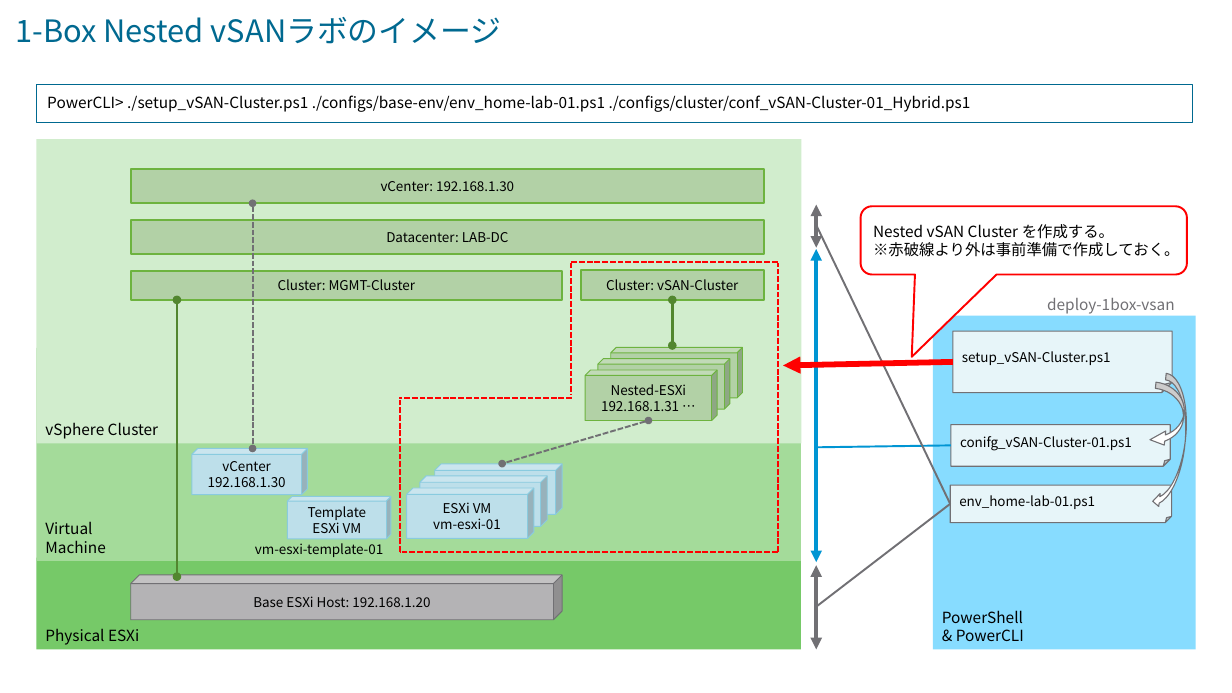
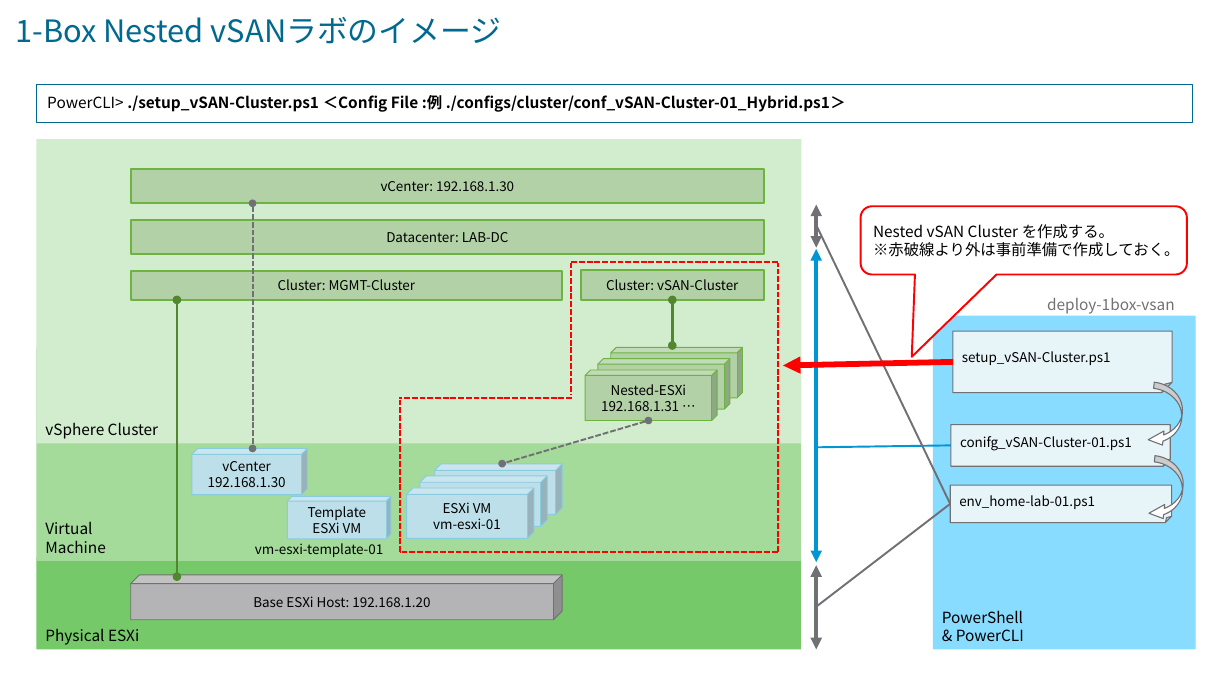
Before and after one commit to gowatana/deploy-1box-vsan, a slide deck: slide 1 of images/vsan-1box-setup-2019.pptx. Drawn at 1232x693 pixels with LibreOffice and Linux fonts; fonts in the diff are those of the drawing. Boxes give left, top, right and bottom in pixels: in the first picture for what was removed or moved away, otherwise in the second. Text is boxed around its words. In the diff, an @@ line names an element or a change of style, - is before the commit and + after.

Commit message:
update image pptx and png

```diff
--- a/images/vsan-1box-setup-2019.pptx
+++ b/images/vsan-1box-setup-2019.pptx
@@ text in rectangle at [47,95,846,112]: text changed; bold on @@
-PowerCLI> ./setup_vSAN-Cluster.ps1 ./configs/base-env/env_home-lab-01.ps1 ./configs/cluster/conf_vSAN-Cluster-01_Hybrid.ps1
+PowerCLI> ./setup_vSAN-Cluster.ps1 ＜Config File :例 ./configs/cluster/conf_vSAN-Cluster-01_Hybrid.ps1＞
@@ curved right arrow: place and size @@
-curved right arrow at [1152,373,1192,510]
+curved right arrow at [1148,456,1186,524]
@@ curved right arrow at [1148,456,1186,524]: proportions changed @@
```
Also in this commit, not shown: 1 other file.
